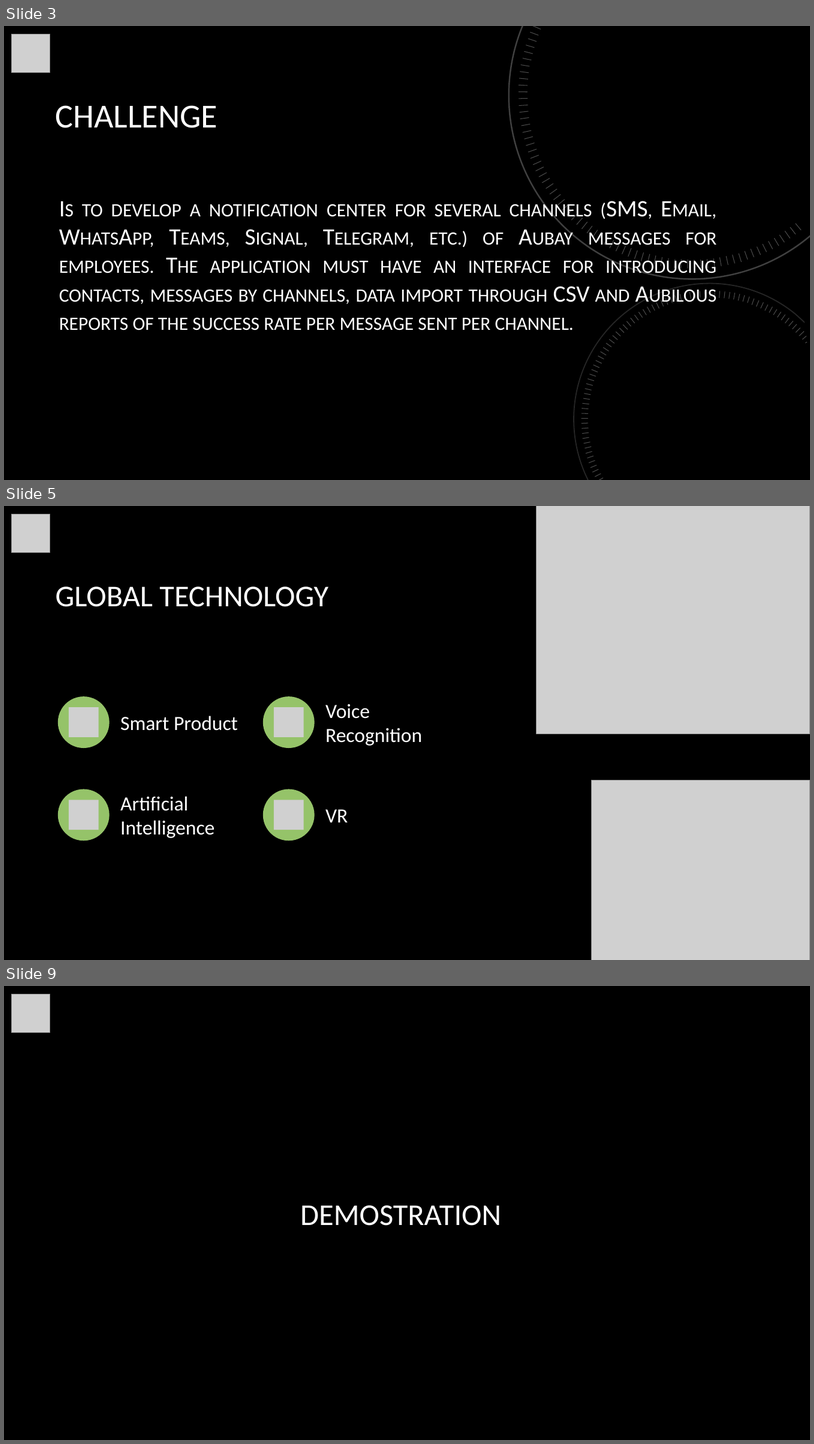
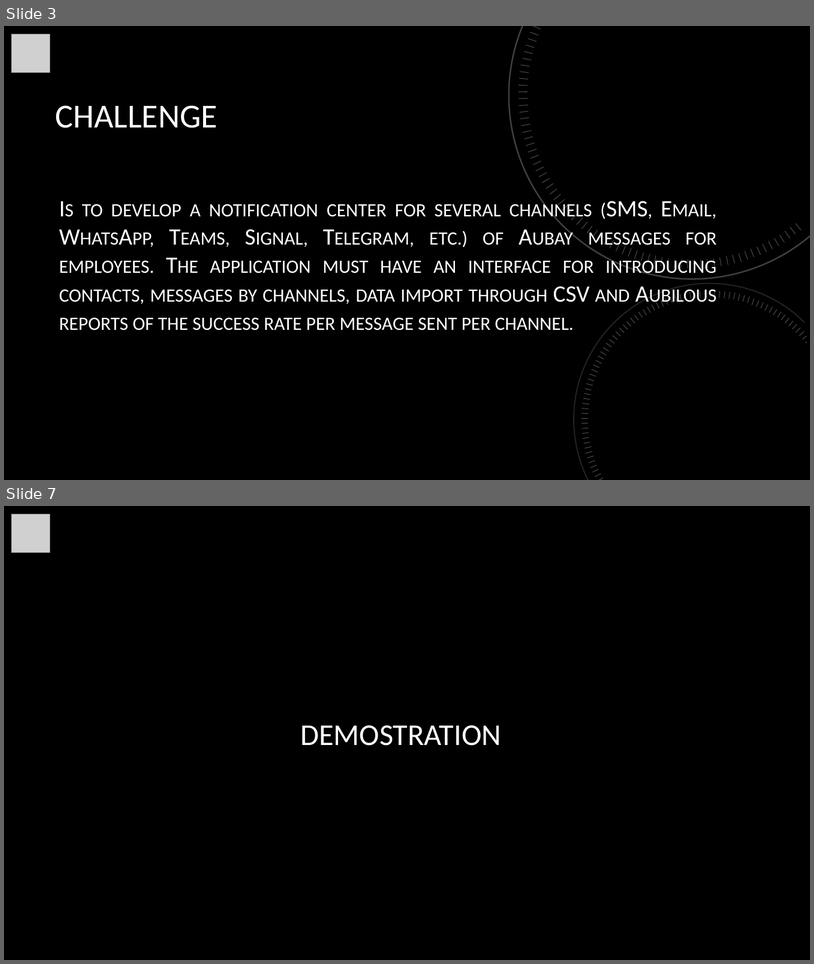
Before and after one commit to ecspg/Hackathon_Aubay_2022, a slide deck: 01 - Documentation/GreenTime.pptx. Shown one above the other, each under a label of ours: slides 3, 5 and 9 before the commit, slides 3 and 7 after it; the slides between them are not shown. The pictures are 814x1444 and 814x964 pixels, drawn with LibreOffice and Linux fonts; fonts in the diff are those of the drawing; grey boxes stand for pictures; background and template pictures are left out. Boxes give left, top, right and bottom in pixels: in the first picture for what was removed or moved away, otherwise in the second. Text is boxed around its words. In the diff, an @@ line names an element or a change of style, - is before the commit and + after.

```diff
--- a/01 - Documentation/GreenTime.pptx
+++ b/01 - Documentation/GreenTime.pptx
@@ slide 5 removed at (4,506,810,960), background picture (left out) @@
@@ picture removed at (11,514,50,553) @@
@@ picture removed at (537,506,810,734) @@
@@ title removed at (56,586,329,607) @@
-GLOBAL TECHNOLOGY
@@ picture removed at (592,780,810,960) @@
@@ group removed at (58,697,422,841): 4 ellipses, 4 pictures, 4 texts @@
-Smart Product
-Voice Recognition
-Artificial Intelligence
-VR
@@ what was slide 9 is now slide 7 @@
```
Also in this commit, not shown: 1 slide changed, 2 slides added, 3 other slides removed.
